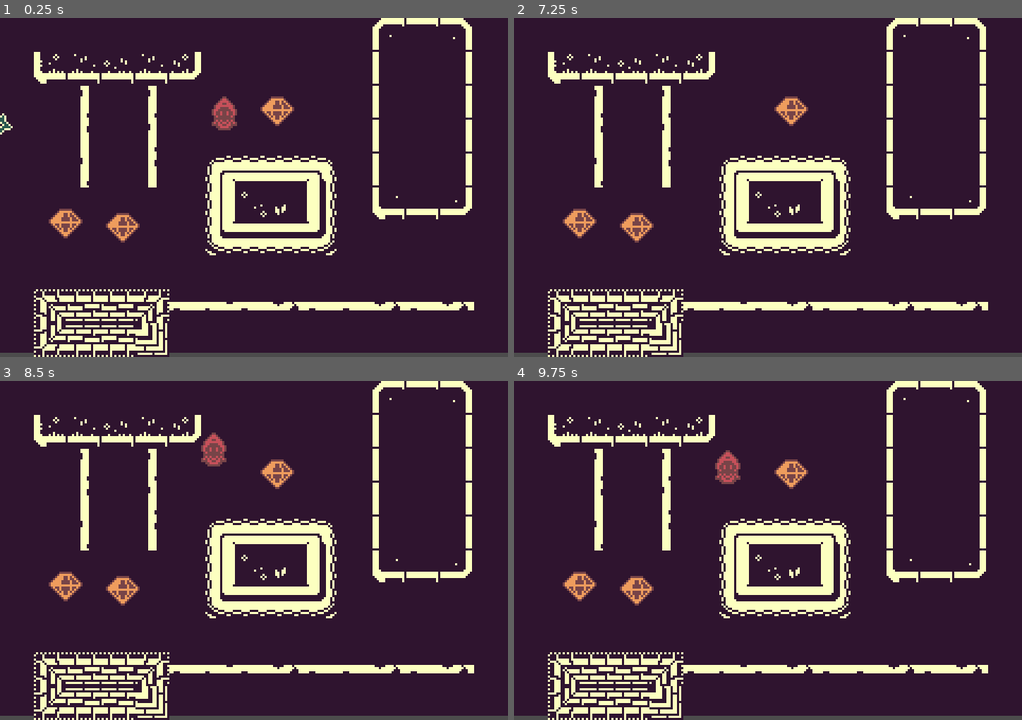
Above: before the commit, frames 1-4 (two rows, left to right).
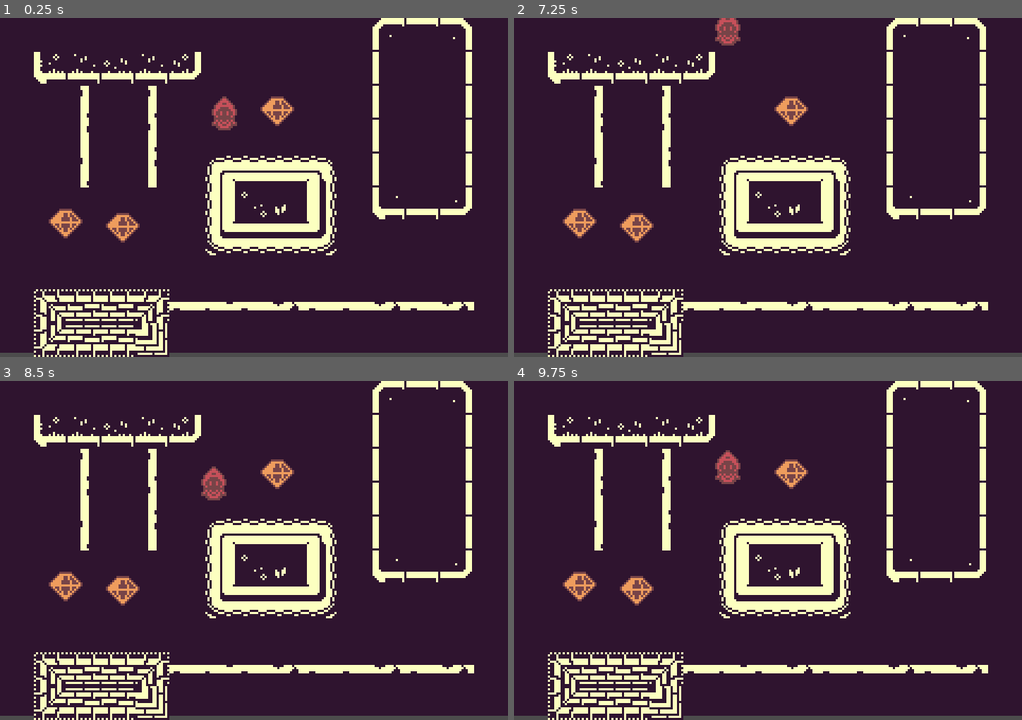
Above: after the commit, the same moments.

Repository: discolingua/ldtk-godot-example
Game: Godot game, scene res://Scenes/GameWorld.tscn
Two runs of this game, one before a commit and one after it. Both use one fixed random seed, a clock stepped at 60 frames per second and the inputs below.
Inputs (mouse positions are in pixels of both pictures, inside the frame that each line leads up to):
- Up to frame 1 (0.25 s): no input
- Up to frame 2 (7.25 s): tap Enter (ui_accept) at 0.5, 0.77, 2, 2.75, 3.5, 3.77, 5, 6.5, 6.77 s; move the mouse to (879, 170) at 0.52 s; hold Right (ui_right) 0.53-1.25 s; tap Alt at 0.6, 5.1 s; click (879, 170) at 0.67 s; drag from (666, 204) to (793, 112) at 1.27 s; move the mouse to (818, 112) at 2.02 s; hold Right (ui_right) 2.03-2.75 s; tap Shift at 2.1, 6.6 s; drag from (742, 255) to (793, 112) at 2.77 s; move the mouse to (920, 238) at 3.52 s; hold Left (ui_left) 3.53-4.25 s; tap Ctrl at 3.6 s; drag from (615, 136) to (986, 255) at 4.27 s; move the mouse to (793, 187) at 5.02 s; hold Down (ui_down) 5.03-5.75 s; click (793, 187) at 5.17 s; drag from (691, 102) to (666, 204) at 5.77 s; move the mouse to (879, 170) at 6.52 s; hold Up (ui_up) from 6.53 s (still down)
- Up to frame 3 (8.5 s): release Up (ui_up) at 7.25 s; drag from (152, 567) to (472, 618) at 7.27 s; move the mouse to (304, 475) at 8.02 s; hold Down (ui_down) from 8.03 s (still down); tap Ctrl at 8.1 s
- Up to frame 4 (9.75 s): release Down (ui_down) at 8.75 s; drag from (742, 618) to (635, 591) at 8.77 s; move the mouse to (920, 601) at 9.52 s; hold Up (ui_up) from 9.53 s (still down); tap Alt at 9.6 s; click (920, 601) at 9.67 s

The runs differ from the first frame. In frame 1, less than 0.1% of the frame differs, in the area x 0-3%, y 28-35%; in frame 2, 0.3%; in frame 3, 0.8%, in the area x 39-45%, y 15-36%; in frame 4, nothing differs.

Commit message:
border frame

Diff:
--- /dev/null
+++ b/Scenes/Frame.tscn
@@ -0,0 +1,25 @@
+[gd_scene load_steps=3 format=2]
+
+[sub_resource type="RectangleShape2D" id=2]
+extents = Vector2( 119.25, 10 )
+
+[sub_resource type="RectangleShape2D" id=3]
+extents = Vector2( 11.5625, 78.75 )
+
+[node name="Frame" type="StaticBody2D"]
+
+[node name="CollisionShape2D" type="CollisionShape2D" parent="."]
+position = Vector2( 120.5, -10 )
+shape = SubResource( 2 )
+
+[node name="CollisionShape2D2" type="CollisionShape2D" parent="."]
+position = Vector2( 121, 169 )
+shape = SubResource( 2 )
+
+[node name="CollisionShape2D3" type="CollisionShape2D" parent="."]
+position = Vector2( 252.438, 77.75 )
+shape = SubResource( 3 )
+
+[node name="CollisionShape2D4" type="CollisionShape2D" parent="."]
+position = Vector2( -11, 81 )
+shape = SubResource( 3 )
--- a/Scenes/GameWorld.tscn
+++ b/Scenes/GameWorld.tscn
@@ -1,13 +1,18 @@
-[gd_scene load_steps=7 format=2]
+[gd_scene load_steps=8 format=2]
 
 [ext_resource path="res://Scenes/Player.tscn" type="PackedScene" id=1]
 [ext_resource path="res://Maps/canaritest.ldtk" type="PackedScene" id=2]
 [ext_resource path="res://Scenes/GW1.gd" type="Script" id=3]
 [ext_resource path="res://Scenes/PickupGem.tscn" type="PackedScene" id=4]
-[ext_resource path="res://Scenes/Shuriken.tscn" type="PackedScene" id=5]
 
 [sub_resource type="RectangleShape2D" id=1]
-extents = Vector2( 10, 13.5 )
+extents = Vector2( 5, 10.25 )
+
+[sub_resource type="RectangleShape2D" id=2]
+extents = Vector2( 119.25, 10 )
+
+[sub_resource type="RectangleShape2D" id=3]
+extents = Vector2( 11.5625, 78.75 )
 
 [node name="GameWorld" type="Node2D"]
 
@@ -31,12 +36,28 @@
 script = ExtResource( 3 )
 
 [node name="CollisionShape2D" type="CollisionShape2D" parent="Area2D"]
-position = Vector2( 224, 112.5 )
+position = Vector2( 232, 14.75 )
 shape = SubResource( 1 )
 
 [node name="PickupGem" parent="." instance=ExtResource( 4 )]
 position = Vector2( 31, 97 )
 
-[node name="Shuriken" parent="." instance=ExtResource( 5 )]
+[node name="Frame" type="StaticBody2D" parent="."]
+
+[node name="CollisionShape2D" type="CollisionShape2D" parent="Frame"]
+position = Vector2( 120.5, -10 )
+shape = SubResource( 2 )
+
+[node name="CollisionShape2D2" type="CollisionShape2D" parent="Frame"]
+position = Vector2( 121, 169 )
+shape = SubResource( 2 )
+
+[node name="CollisionShape2D3" type="CollisionShape2D" parent="Frame"]
+position = Vector2( 252.438, 77.75 )
+shape = SubResource( 3 )
+
+[node name="CollisionShape2D4" type="CollisionShape2D" parent="Frame"]
+position = Vector2( -11, 81 )
+shape = SubResource( 3 )
 
 [connection signal="body_entered" from="Area2D" to="Area2D" method="_on_Area2D_body_entered"]
